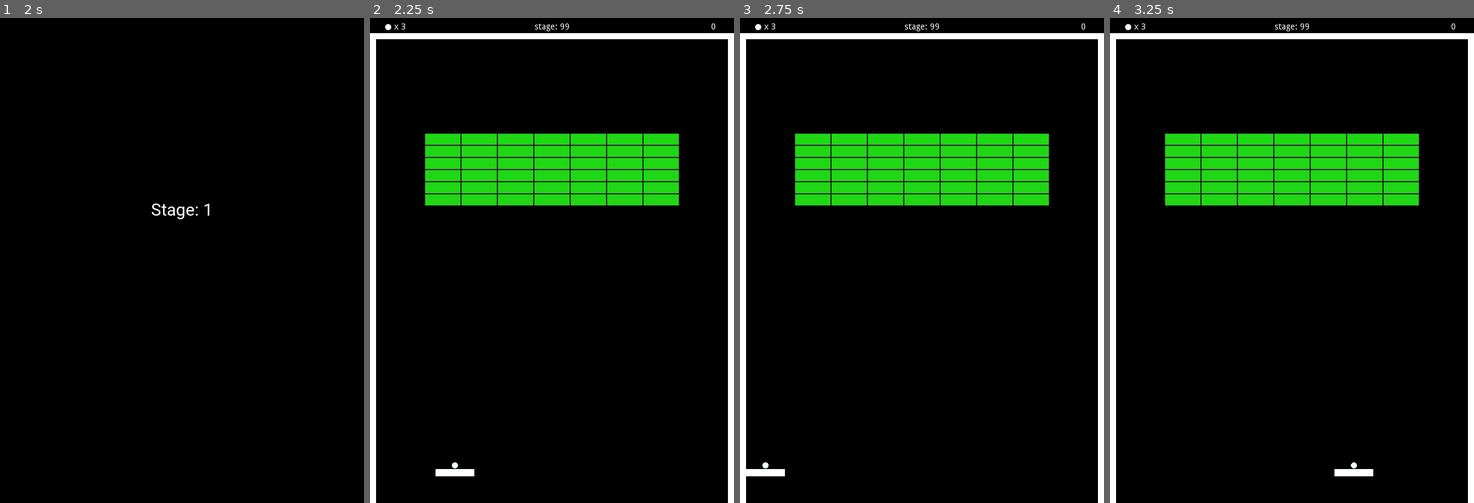
Above: before the commit, frames 1-4 (left to right).
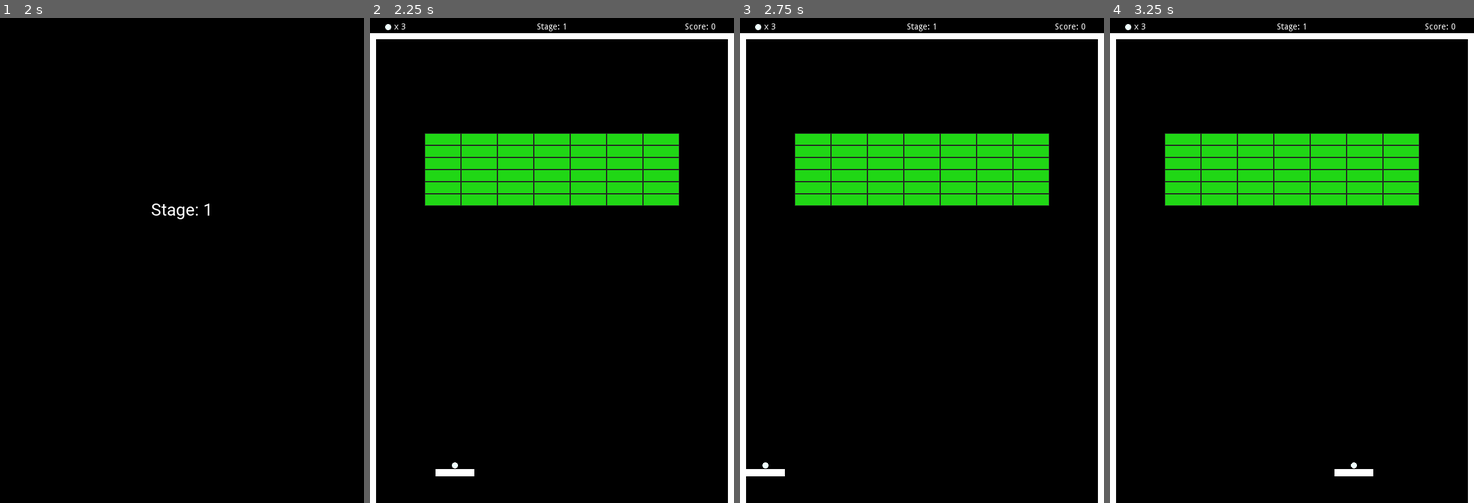
Above: after the commit, the same moments.

Repository: baihakikuncara/arkanoid
Game: Godot game, scene res://Scenes/Home.tscn
Two runs of this game, one before a commit and one after it. Both use one fixed random seed, a clock stepped at 60 frames per second and the inputs below.
Inputs:
- Up to frame 1 (2 s): click "Start" at 0.5 s; tap Enter at 1.25 s; hold Right (ui_right) from 1.28 s (still down)
- Up to frame 2 (2.25 s): tap Space at 2 s; release Right (ui_right) at 2.03 s; hold Left (ui_left) from 2.03 s (still down)
- Up to frame 3 (2.75 s): keep holding Left (ui_left)
- Up to frame 4 (3.25 s): tap Enter at 2.75 s; release Left (ui_left) at 2.78 s; hold Right (ui_right) from 2.78 s (still down)

Frame 1 is identical in both runs. In frame 2, 0.1% of the frame differs, in the area x 45-93%, y 1-3%; in frame 3, 0.1%; in frame 4, 0.1%.

Commit message:
-fix wrong stage number on hud

Diff:
--- a/Scenes/Player.gd
+++ b/Scenes/Player.gd
@@ -32,7 +32,7 @@
 
 func increase_score(var val=0):
 	score += val
-	get_node("HUD/Score").text = str(score)
+	get_node("HUD/Score").text = "Score: " + str(score)
 
 
 func load_stage():
@@ -47,6 +47,8 @@
 	for child in children:
 		if child.has_method("hit"):
 			brick_count+=1
+
+	get_node("HUD/Stage").text = "Stage: %d" % current_level
 
 	get_node("StageTimer").start()
 	get_node("Splash").show_splash("Stage: %d" % current_level)
--- a/Scenes/Player.tscn
+++ b/Scenes/Player.tscn
@@ -60,7 +60,7 @@
 margin_bottom = 25.0
 grow_horizontal = 0
 grow_vertical = 0
-text = "9"
+text = "Score: 9"
 align = 2
 
 [node name="Walls" type="Node2D" parent="."]
